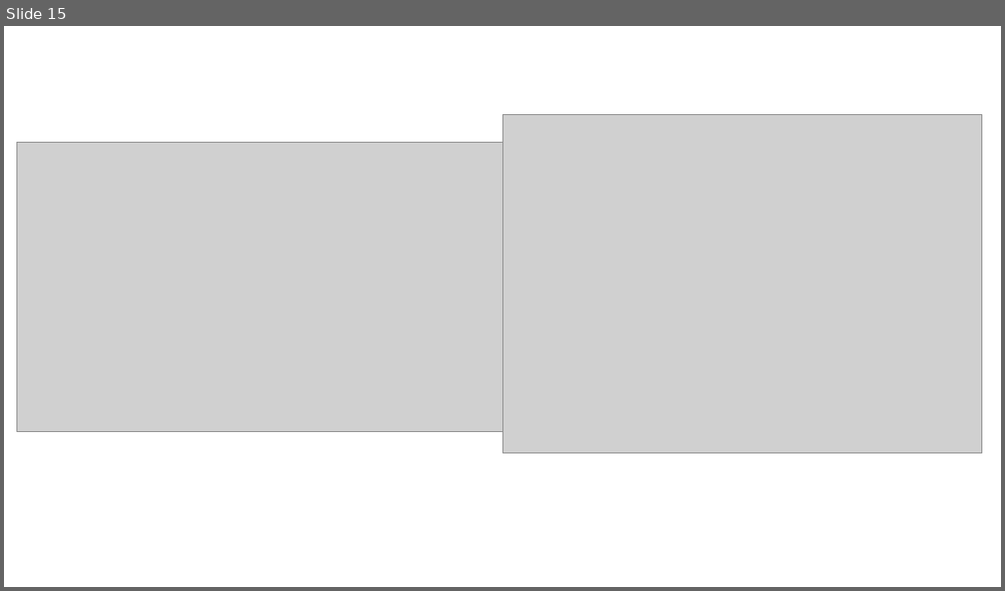
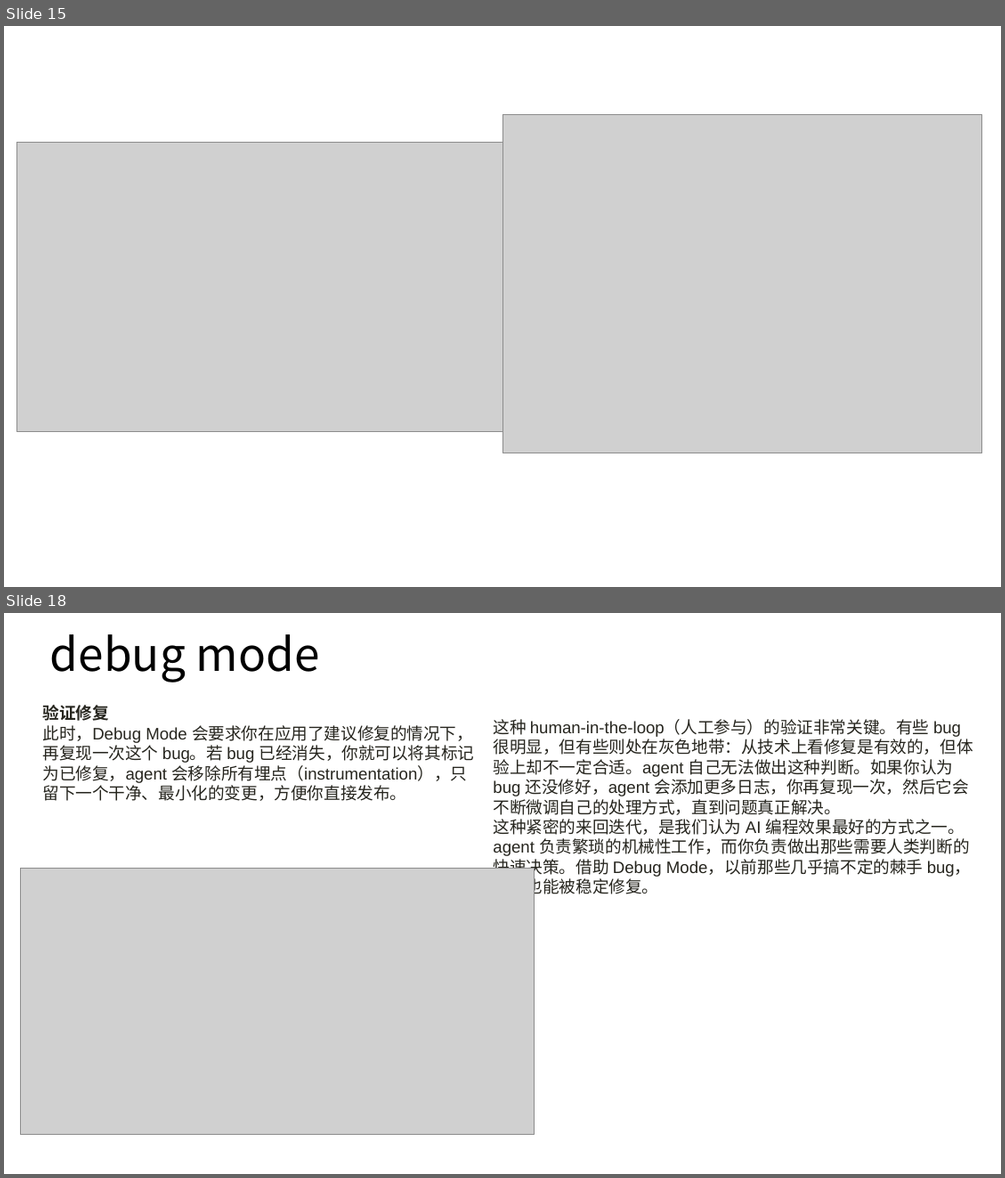
Before and after one commit to LiuHarry1/material_repo, a slide deck: cursor_intro.pptx. Shown one above the other, each under a label of ours: slide 15 before the commit, slides 15 and 18 after it; the slides between them are not shown. The pictures are 1005x591 and 1005x1178 pixels, drawn with LibreOffice and Linux fonts; fonts in the diff are those of the drawing; grey boxes stand for pictures. Boxes give left, top, right and bottom in pixels: in the first picture for what was removed or moved away, otherwise in the second. Text is boxed around its words. In the diff, an @@ line names an element or a change of style, - is before the commit and + after.

```diff
--- a/cursor_intro.pptx
+++ b/cursor_intro.pptx
@@ slide 18 added at (4, 613, 1001, 1174), background #FFFFFF @@
@@ title added at (50, 634, 320, 682), 44 pt, text #000000 @@
+debug mode
@@ text added at (42, 705, 475, 801), 16 pt, text #26251E @@
+验证修复
+此时，Debug Mode 会要求你在应用了建议修复的情况下，再复现一次这个 bug。若 bug 已经消失，你就可以将其标记为已修复，agent 会移除所有埋点（instrumentation），只留下一个干净、最小化的变更，方便你直接发布。
@@ text added at (493, 719, 972, 898), 16 pt, text #26251E @@
+这种 human-in-the-loop（人工参与）的验证非常关键。有些 bug 很明显，但有些则处在灰色地带：从技术上看修复是有效的，但体验上却不一定合适。agent 自己无法做出这种判断。如果你认为 bug 还没修好，agent 会添加更多日志，你再复现一次，然后它会不断微调自己的处理方式，直到问题真正解决。
+这种紧密的来回迭代，是我们认为 AI 编程效果最好的方式之一。agent 负责繁琐的机械性工作，而你负责做出那些需要人类判断的快速决策。借助 Debug Mode，以前那些几乎搞不定的棘手 bug，现在也能被稳定修复。
@@ picture added at (20, 868, 534, 1135) @@
```
Also in this commit, not shown: 2 other slides added.
